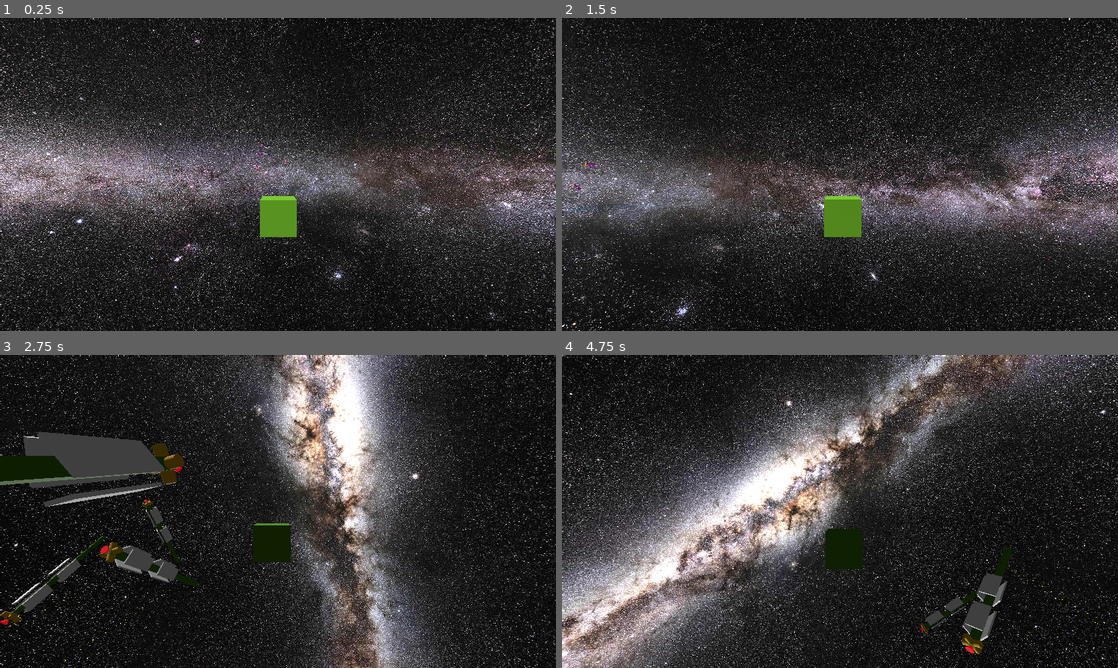
Above: before the commit, frames 1-4 (two rows, left to right).
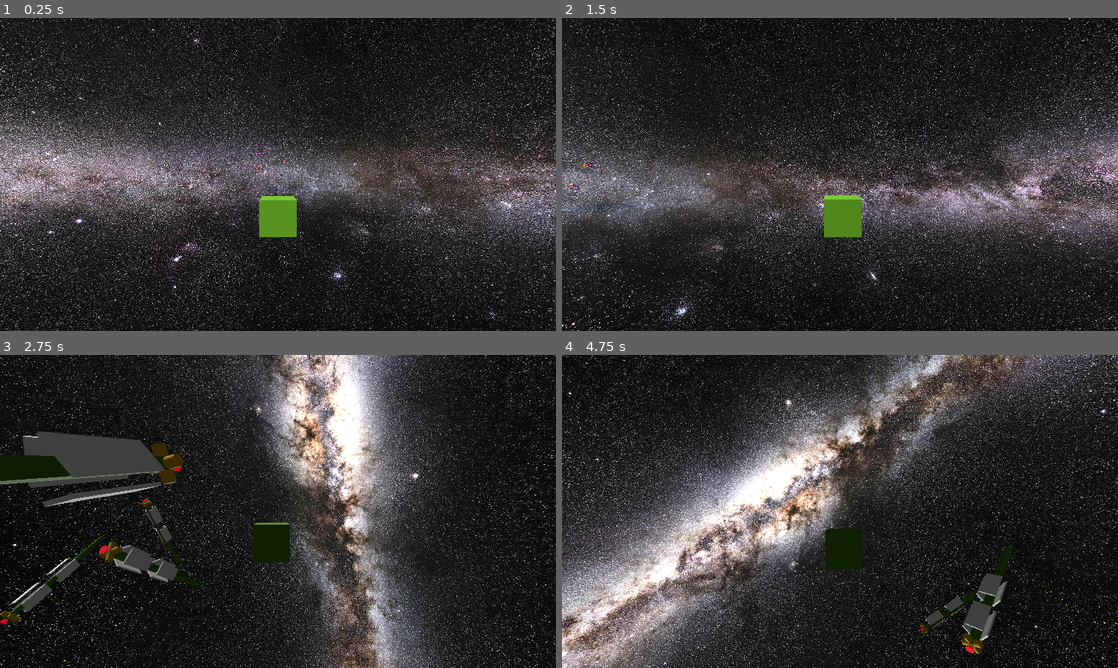
Above: after the commit, the same moments.

Repository: david-andrew/Aberration
Game: Godot game, scene res://battle1.tscn
Same seed, same stepped clock (60 frames per second), same inputs: the game is played once before the commit and once after it.
Inputs:
- Up to frame 1 (0.25 s): no input
- Up to frame 2 (1.5 s): hold Right (right) 0.53-1.28 s; hold A (a) 0.53-1.28 s; tap D (d) at 0.8, 1.35 s; hold Down (down) from 1.28 s (still down)
- Up to frame 3 (2.75 s): tap E (e) at 1.55 s; release Down (down) at 2.03 s; hold Right (right) from 2.03 s (still down); hold E (e) from 2.03 s (still down); tap S (s) at 2.3 s
- Up to frame 4 (4.75 s): release Right (right) at 2.78 s; release E (e) at 2.78 s; hold Up (up) 2.78-3.53 s; tap S (s) at 2.85 s; tap W (w) at 3.05 s; hold W (w) 3.53-4.28 s; hold Left (left) from 3.53 s (still down); tap A (a) at 3.8, 4.35 s; tap D (d) at 4.55 s

The runs differ from the first frame. In frame 1, 37% of the frame differs, in the area x 0-100%, y 0-100%; in frame 2, 33%; in frame 3, 26%; in frame 4, 37%.

Commit message:
adjusting resize settings to maintain a good resolution for performance

Diff:
--- a/project.godot
+++ b/project.godot
@@ -22,7 +22,10 @@
 
 [display]
 
+window/size/viewport_width=1280
+window/size/viewport_height=720
 window/stretch/mode="viewport"
+window/stretch/aspect="expand"
 
 [input]
 
